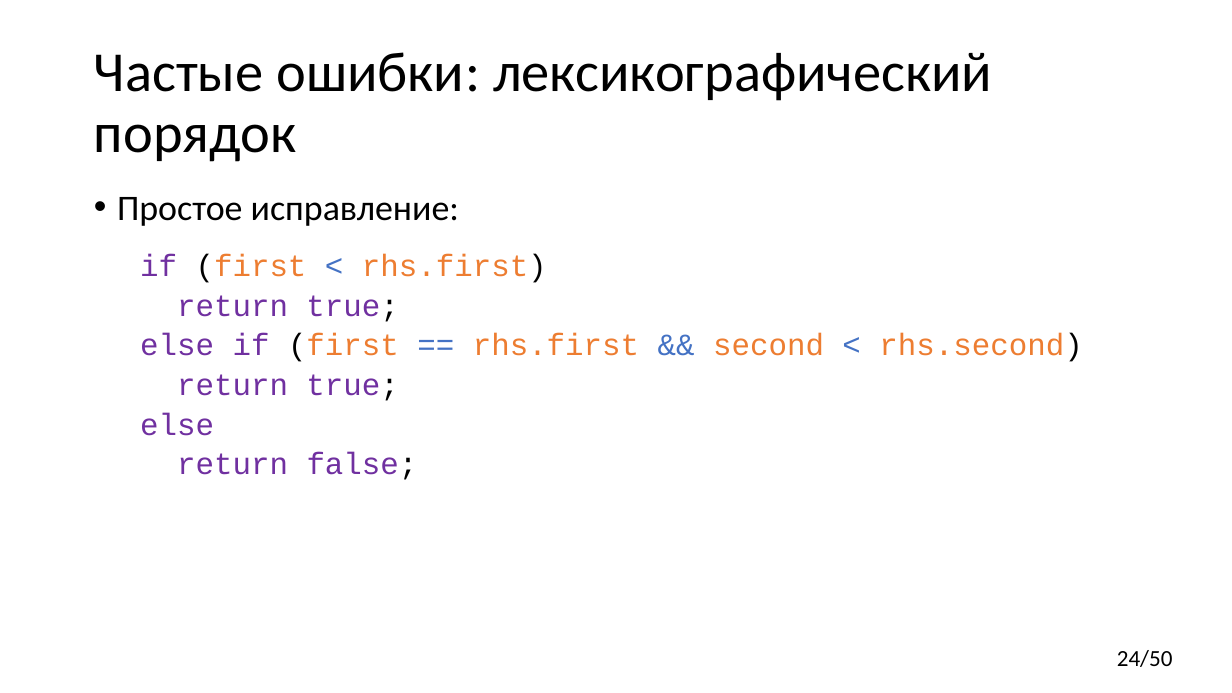
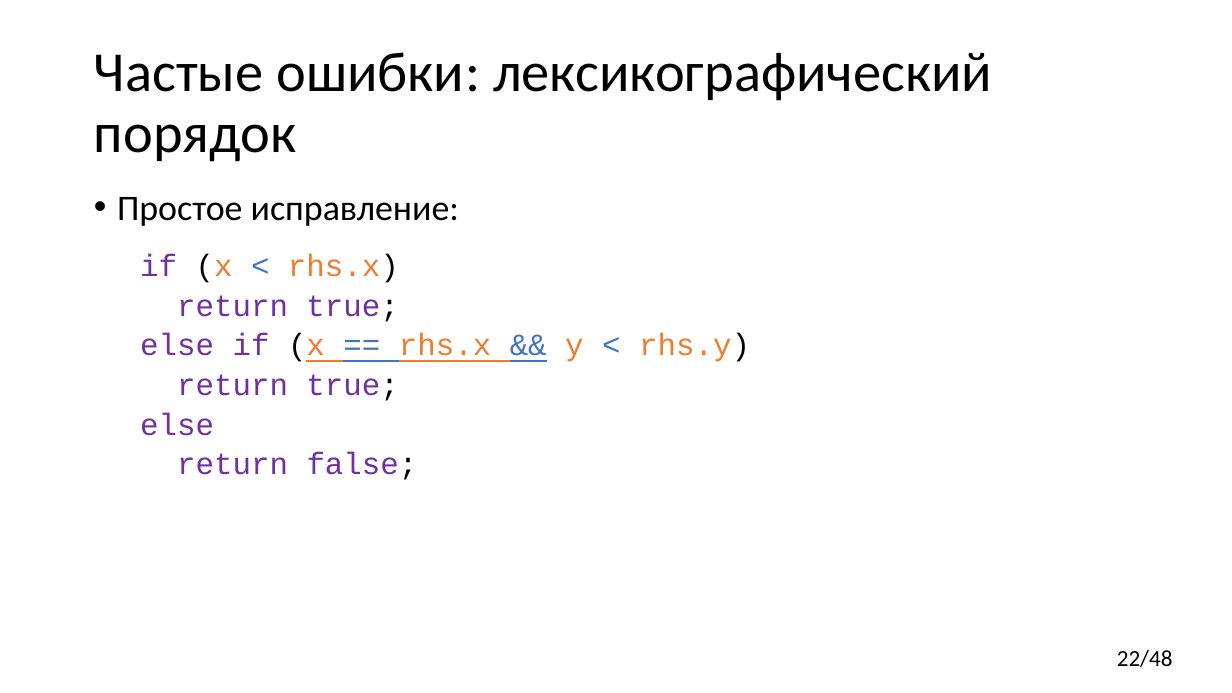
Before and after one commit to yugr/CppRussia, a slide deck: slide 22 of 2023/RU.pptx (slide 24 before the commit). Drawn at 1232x693 pixels with LibreOffice and Linux fonts; fonts in the diff are those of the drawing. Boxes give left, top, right and bottom in pixels: in the first picture for what was removed or moved away, otherwise in the second. Text is boxed around its words. In the diff, an @@ line names an element or a change of style, - is before the commit and + after.

```diff
--- a/2023/RU.pptx
+++ b/2023/RU.pptx
@@ text at [140,254,399,283]: text changed @@
-  if (first < rhs.first)
+  if (x < rhs.x)
@@ text at [140,333,750,362]: text changed @@
-  else if (first == rhs.first && second < rhs.second)
+  else if (x == rhs.x && y < rhs.y)
@@ page number at [1117,650,1173,667]: text changed @@
-24/50
+22/48
```
Also in this commit, not shown: 15 other slides changed, 1 other file.
